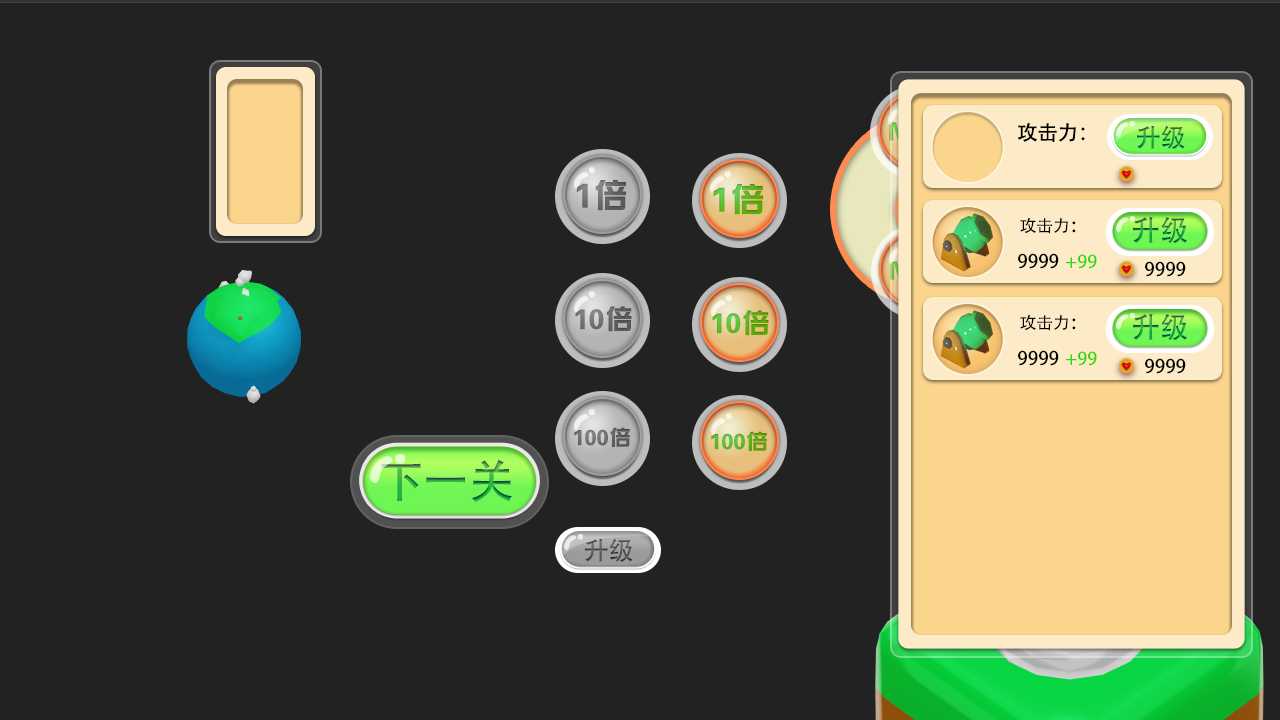
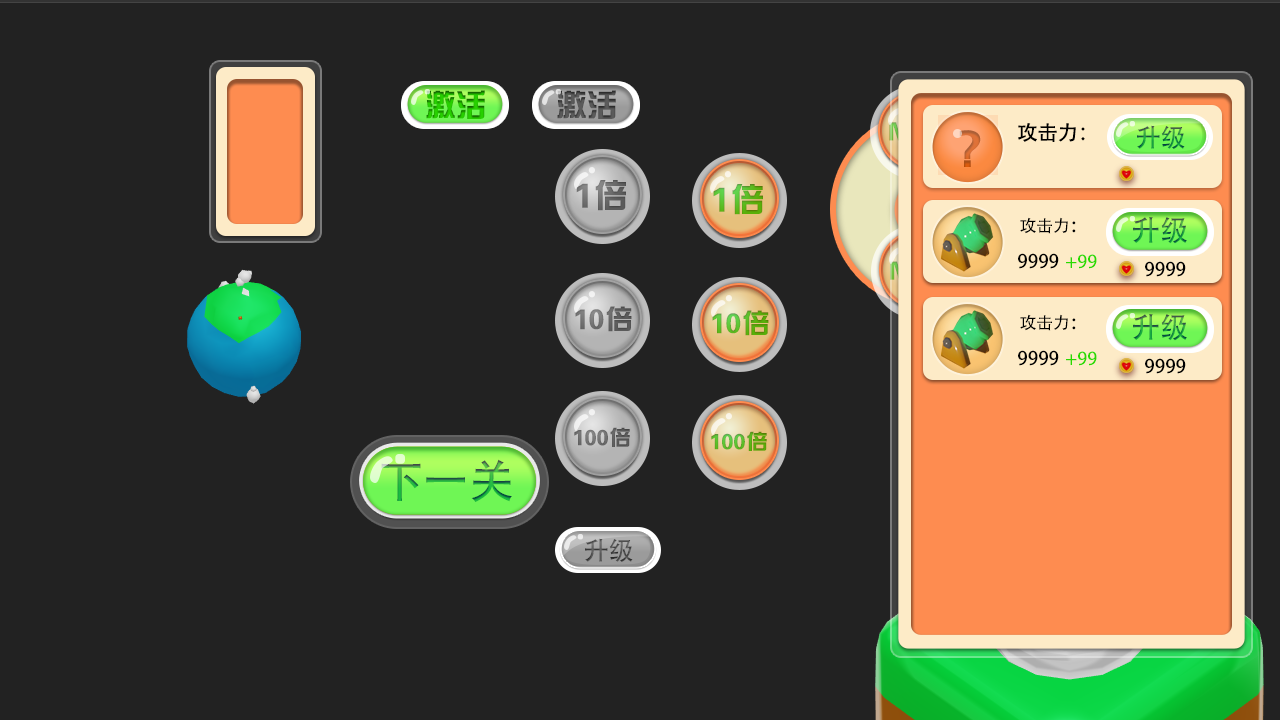
Two versions of the same layered image (1280px x 720px). Layer-by-layer changes:
added layer "升级按钮 拷贝 2" in group "组 2 拷贝 2" over [532, 81, 640, 129]
added group "升级按钮 拷贝" with 6 layers in group "组 2 拷贝 2" over [405, 85, 505, 125]
added layer "圆角矩形 6 拷贝" (1st of 5, in "组 2 拷贝 2" › "升级按钮 拷贝") (70%) in group "升级按钮 拷贝" over [411, 89, 430, 105]
added layer "激活" in group "升级按钮 拷贝" over [426, 90, 485, 119]
added layer "圆角矩形 7 拷贝 3" (1st of 5, in "组 2 拷贝 2" › "升级按钮 拷贝") in group "升级按钮 拷贝" over [407, 85, 503, 123]
added layer "圆角矩形 7 拷贝 2" (1st of 5, in "组 2 拷贝 2" › "升级按钮 拷贝") in group "升级按钮 拷贝" over [407, 85, 503, 123]
added layer "圆角矩形 7 拷贝" (1st of 5, in "组 2 拷贝 2" › "升级按钮 拷贝") in group "升级按钮 拷贝" over [405, 85, 505, 125]
showed group "武器Icon前景" (2 layers) over [932, 112, 1003, 183]
added group "组 4" with 2 layers in group "武器Icon" over [938, 115, 998, 175]
added layer "?" in group "组 4" over [959, 130, 981, 167]
added layer "矩形 1" in group "组 4" over [938, 115, 998, 175]
painted on "椭圆 1" (3rd of 3, in "组 2" › "武器升级背景" › "武器Icon") over [932, 112, 1003, 183]
painted on "圆角矩形 8 拷贝 2" (1st of 2, in "升级武器的Bg") over [911, 93, 1232, 635]
painted on "椭圆 1 拷贝 2" over [839, 161, 1023, 239]
